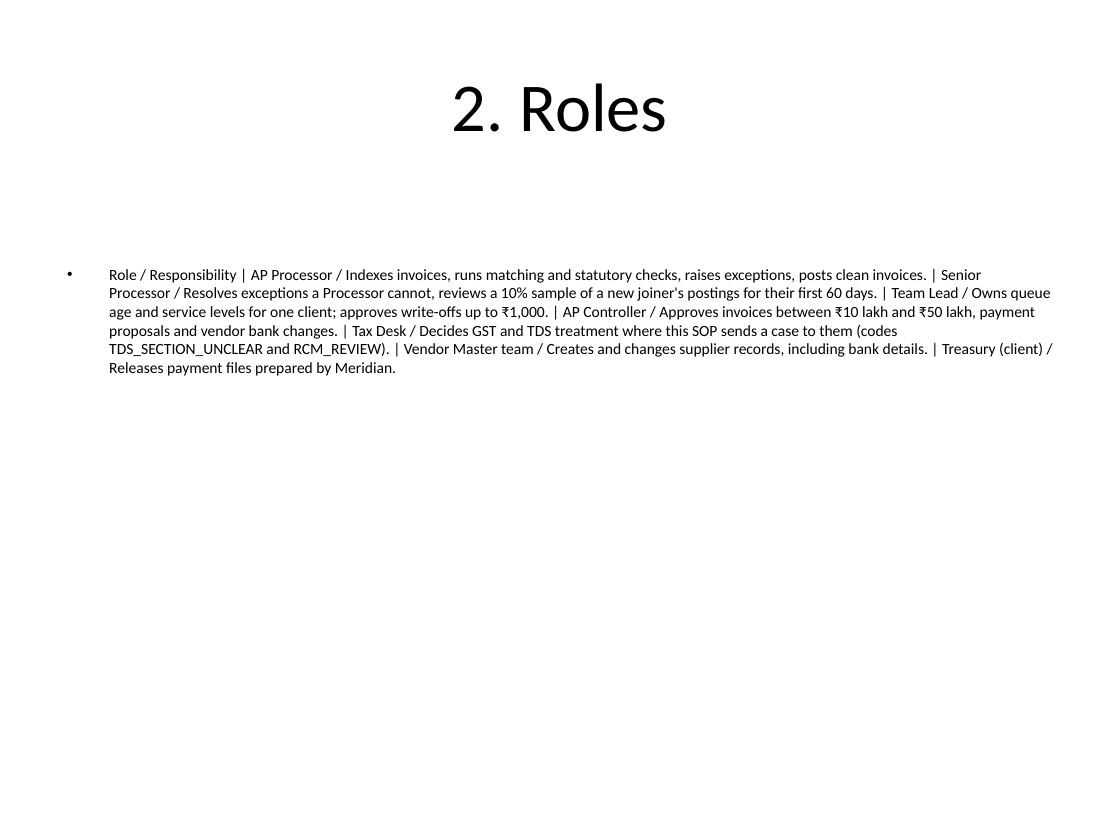
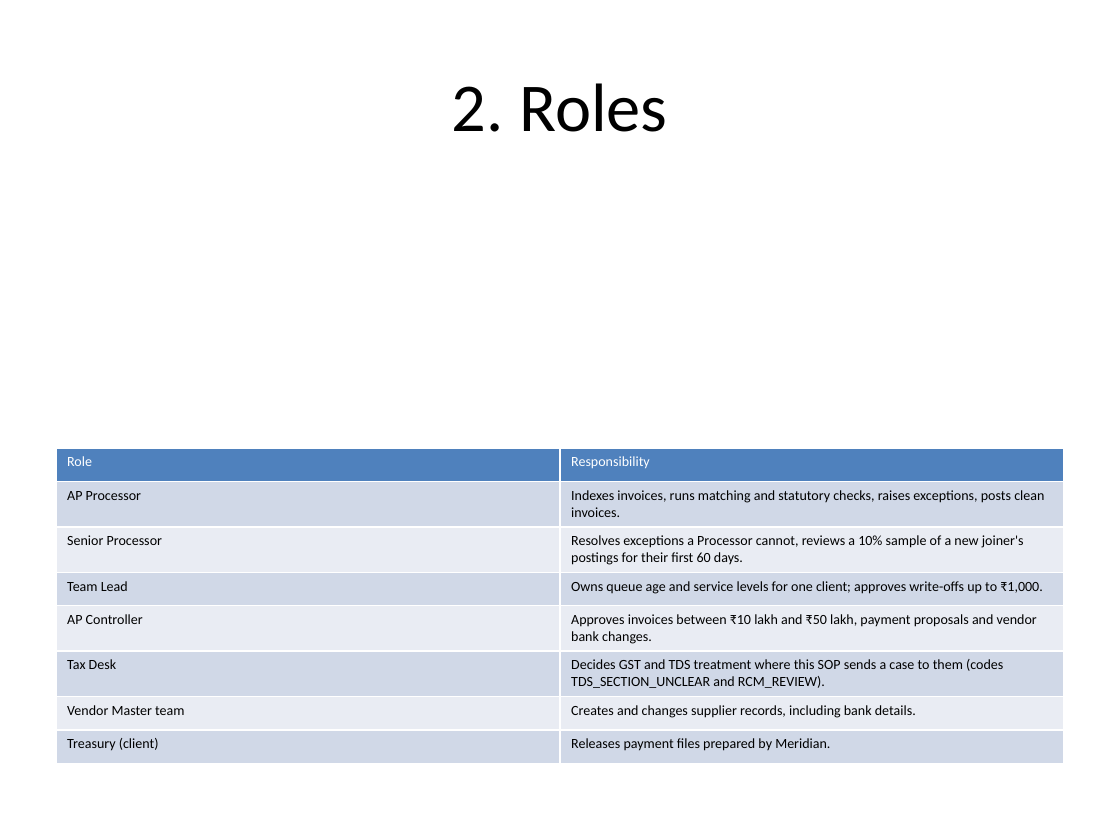
Before and after one commit to deepsleepisgood/enterprise-knowledge-engine, a slide deck: slide 3 of synthetic/variants/PS-07_AP_SOP_v4.0_2026.pptx. Drawn at 1120x840 pixels with LibreOffice and Linux fonts; fonts in the diff are those of the drawing. Boxes give left, top, right and bottom in pixels: in the first picture for what was removed or moved away, otherwise in the second. Text is boxed around its words. In the diff, an @@ line names an element or a change of style, - is before the commit and + after.

```diff
--- a/synthetic/variants/PS-07_AP_SOP_v4.0_2026.pptx
+++ b/synthetic/variants/PS-07_AP_SOP_v4.0_2026.pptx
@@ text removed at bbox=[109, 269, 1051, 376] @@
-• Role / Responsibility | AP Processor / Indexes invoices, runs matching and statutory checks, raises exceptions, posts clean invoices. | Senior Processor / Resolves exceptions a Processor cannot, reviews a 10% sample of a new joiner's postings for their first 60 days. | Team Lead / Owns queue age and service levels for one client; approves write-offs up to ₹1,000. | AP Controller / Approves invoices between ₹10 lakh and ₹50 lakh, payment proposals and vendor bank changes. | Tax Desk / Decides GST and TDS treatment where this SOP sends a case to them (codes TDS_SECTION_UNCLEAR and RCM_REVIEW). | Vendor Master team / Creates and changes supplier records, including bank details. | Treasury (client) / Releases payment files prepared by Meridian.
@@ table added at bbox=[56, 448, 1064, 755], 8 rows, 2 columns @@
+Role | Responsibility
+AP Processor | Indexes invoices, runs matching and statutory checks, raises exceptions, posts clean invoices.
+Senior Processor | Resolves exceptions a Processor cannot, reviews a 10% sample of a new joiner's postings for their first 60 days.
+Team Lead | Owns queue age and service levels for one client; approves write-offs up to ₹1,000.
+AP Controller | Approves invoices between ₹10 lakh and ₹50 lakh, payment proposals and vendor bank changes.
+Tax Desk | Decides GST and TDS treatment where this SOP sends a case to them (codes TDS_SECTION_UNCLEAR and RCM_REVIEW).
+Vendor Master team | Creates and changes supplier records, including bank details.
+Treasury (client) | Releases payment files prepared by Meridian.
```
Also in this commit, not shown: 5 other slides changed, 45 other files.
